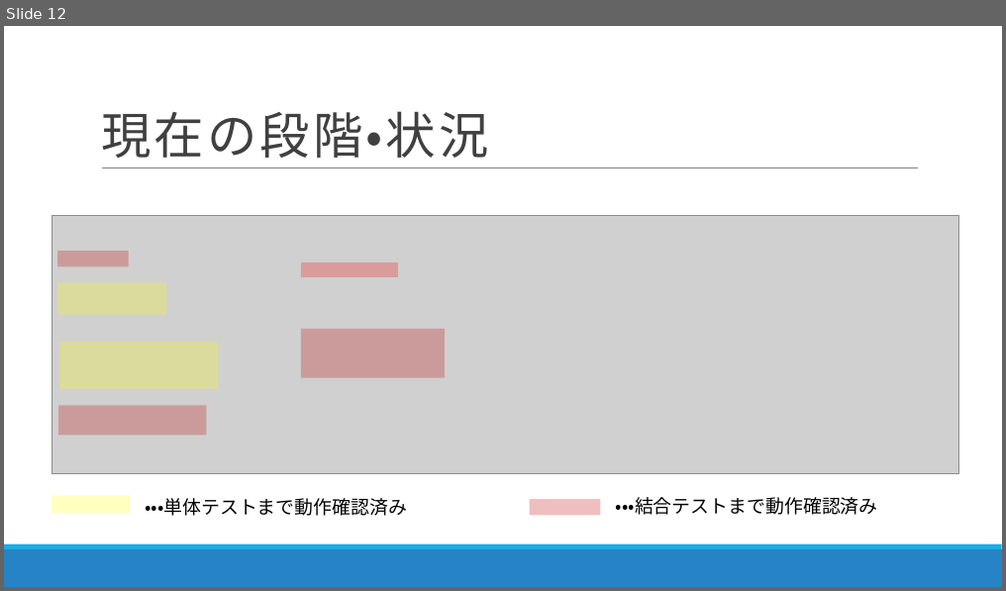
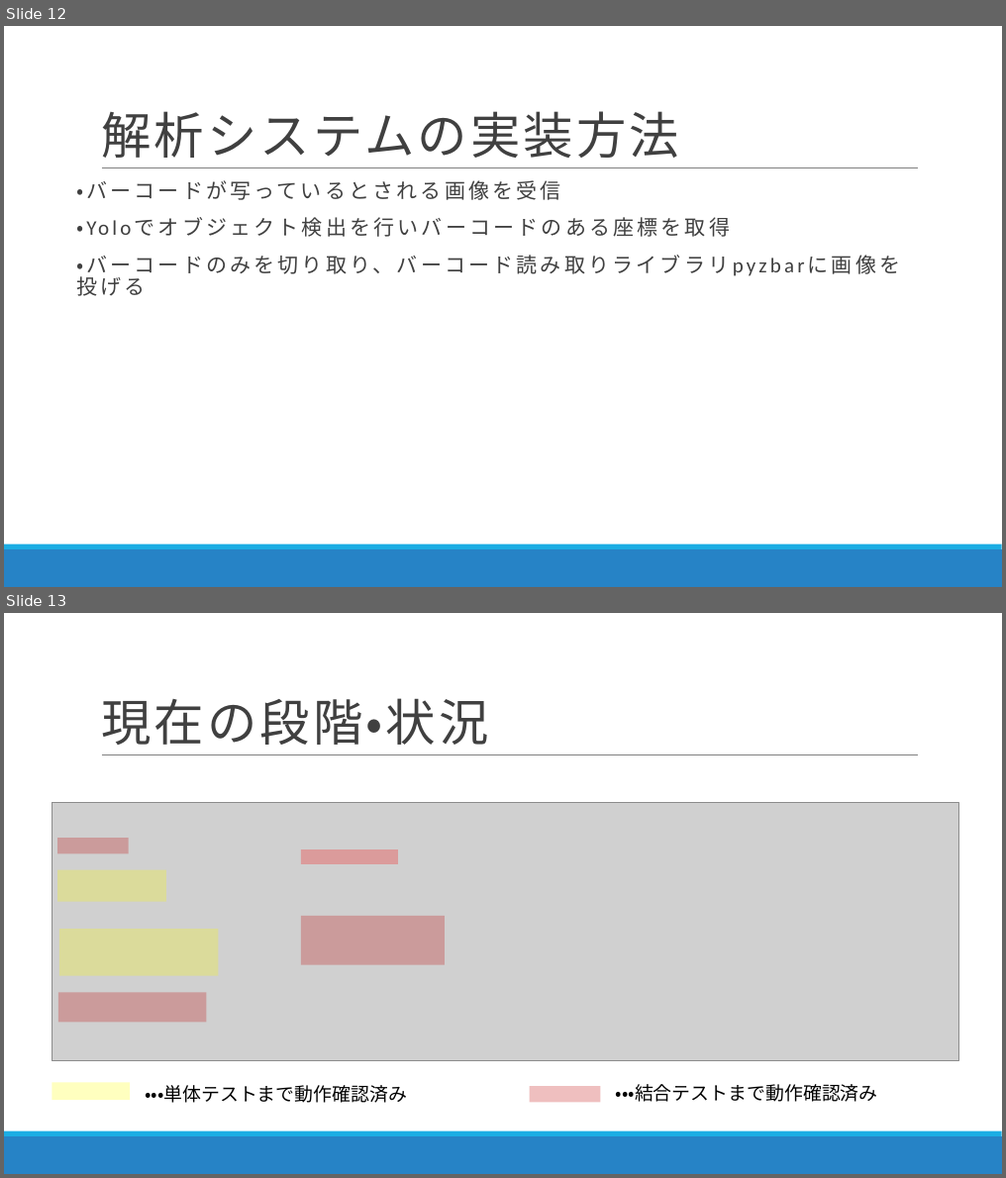
Before and after one commit to DJ956/YoloBarcodeReader, a slide deck: プレゼン/中間報告_danbara.pptx. Shown one above the other, each under a label of ours: slide 12 before the commit, slides 12 and 13 after it. The pictures are 1006x591 and 1006x1178 pixels, drawn with LibreOffice and Linux fonts; fonts in the diff are those of the drawing; grey boxes stand for pictures. Boxes give left, top, right and bottom in pixels: in the first picture for what was removed or moved away, otherwise in the second. Text is boxed around its words. In the diff, an @@ line names an element or a change of style, - is before the commit and + after.

```diff
--- a/プレゼン/中間報告_danbara.pptx
+++ b/プレゼン/中間報告_danbara.pptx
@@ slide 12 added at [4, 26, 1002, 587], background #FFFFFF; not listed: 3 template elements that a slide beside it also shows @@
@@ title added at [101, 111, 679, 158], 48 pt, text #404040 @@
+解析システムの実装方法
@@ text added at [76, 180, 729, 277], 20 pt, text #404040 @@
+  ・バーコードが写っているとされる画像を受信
+  ・Yoloでオブジェクト検出を行いバーコードのある座標を取得
+  ・バーコードのみを切り取り、バーコード読み取りライブラリpyzbarに画像を投げる
@@ what was slide 12 is now slide 13 @@
```
Also in this commit, not shown: 3 slides changed.
